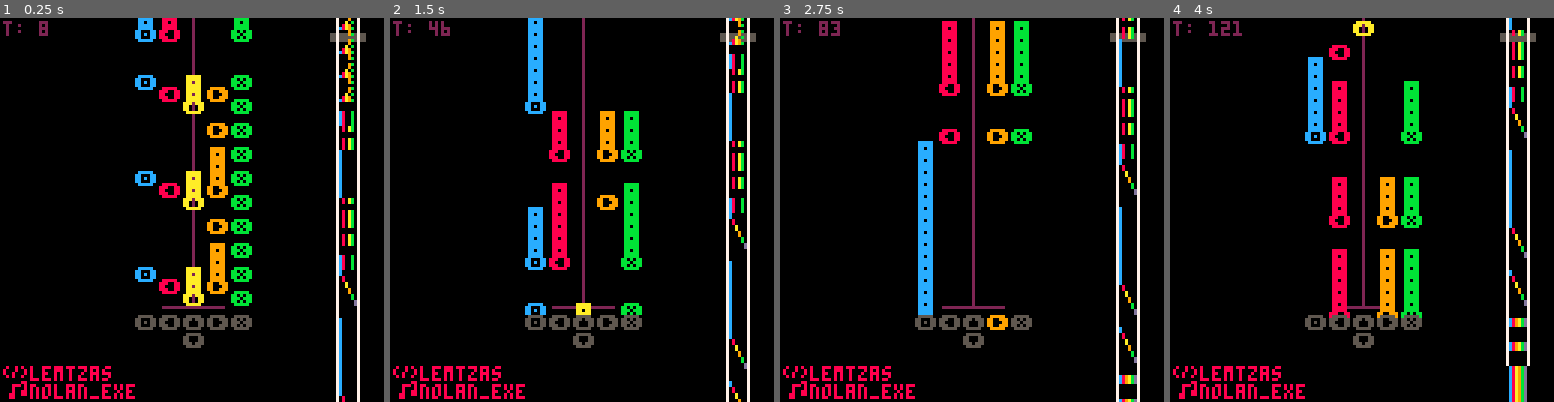
Above: before the commit, frames 1-4 (left to right).
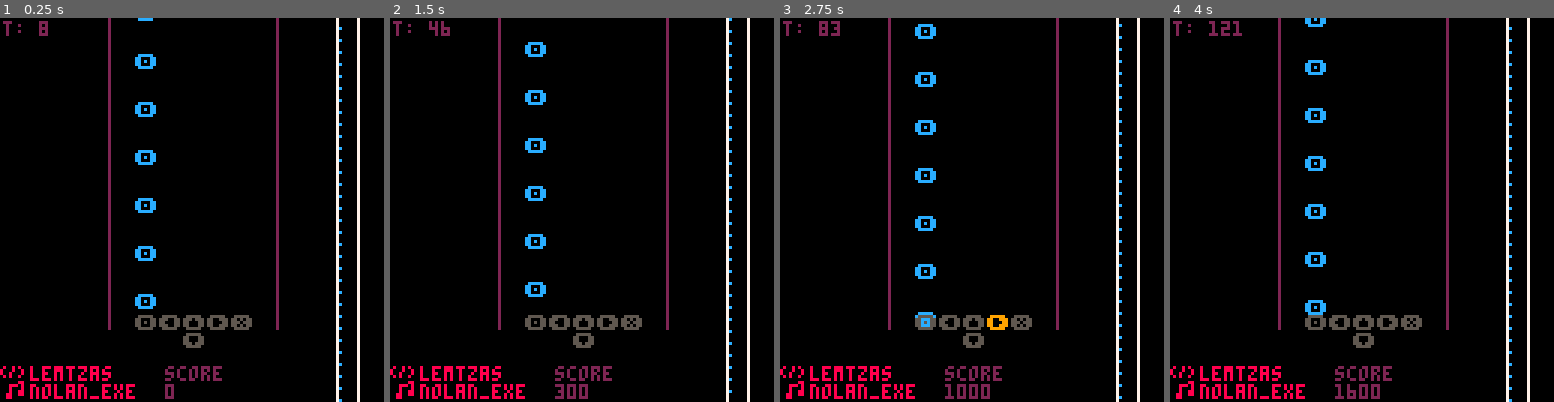
Above: after the commit, the same moments.

Repository: lemtzas/pico-beats
Game: PICO-8 cartridge beats.p8
The game is run twice, just before and just after one commit, with the same random seed, the same clock (stepped at 60 frames per second) and the same inputs.
Inputs:
- Up to frame 1 (0.25 s): no input
- Up to frame 2 (1.5 s): tap X (X key) at 0.33, 1.07 s; tap O (Z key) at 0.7 s
- Up to frame 3 (2.75 s): hold Right 1.6-2.1 s; tap O (Z key) at 1.7, 2.1, 2.5 s; tap X (X key) at 1.85 s; hold Up 2.15-2.42 s; hold Right from 2.47 s (still down)
- Up to frame 4 (4 s): tap O (Z key) at 2.9, 3.3, 3.7 s; tap X (X key) at 2.97 s; release Right at 3.03 s; hold Left 3.08-3.58 s; hold Down 3.63-3.97 s

The runs differ from the first frame. In frame 1, 10% of the frame differs, in the area x 0-96%, y 0-100%; in frame 2, 9.4%; in frame 3, 8.6%; in frame 4, 11%.

Commit message:
reducing tokens. p much done

Diff:
--- a/beats.p8
+++ b/beats.p8
@@ -3,20 +3,24 @@
 __lua__
 
 ------------------------- dat --
-t = 0
+local t = 0
+local score = 0
+local active = {}
+local measurey = -90
+local measurex = 48
 local odat = {
  { b=4, x=-19, y=3, -- o
-   sym="🅾️", col=12 },
+   sym="🅾️", col=12, d=false },
  { b=0, x=-11, y=3, -- left
-   sym="⬅️", col= 8 },
+   sym="⬅️", col= 8, d=false  },
  { b=2, x= -3, y=3, -- up
-   sym="⬆️", col=10 },
+   sym="⬆️", col=10, d=false  },
  { b=1, x=  5, y=3, -- right
-   sym="➡️", col= 9 },
+   sym="➡️", col= 9, d=false  },
  { b=5, x= 13, y=3, -- x
-   sym="❎", col=11 },
+   sym="❎", col=11, d=false  },
  { b=3, x= -3, y=9, -- down
-   sym="⬇️", col=13 }}
+   sym="⬇️", col=13, d=false  }}
 
 ------------------------ help --
 
@@ -27,76 +31,101 @@
 
 ---------------------- update --
 function _update()
-t=t+1
+t=min(t+1, 4096)
+
+rate = t/2 -- higher = slower
+offset = flr(rate)
+
+cls(); beat_map()
+
+-- lookahead
+active = {}
+for i=1,6 do
+ active[i] = {}
+ local last = { beat = false }
+ for j=-6,48 do
+  c = pget(measurex+i, measurey+j)
+  ison = c > 5
+  last = {
+    beat = ison,
+    new = ison and not last.beat,
+    sustained = ison and last.beat
+   }
+   active[i][j] = last
+   if j == 0 then
+    odat[i].active = active[i][0]
+   end
+ end
+
+ -- try to score
+ b = odat[i]
+ onnow = btn(b.b)
+ if onnow then
+  if b.active.sustained then
+   score = score + 1
+  end
+  if not b.on then
+   for j=0,5 do
+    if active[i][j] or active[i][j] then
+     score = score + 100 - 10*j
+     break;
+    end
+    -- row = active[i][j]
+    -- if row.new and row.beat then
+    --  row.beat = false
+    --  score = score + (10 - abs(j)) * 10
+    --  break;
+    -- end
+   end
+  end
+ end
+ b.on = onnow
+end
 end
 
 ------------------------ draw --
+function beat_map()
+ -- rectfill(46, measurey-1, 57, measurey+1, 5)
+ for i=0,16 do
+  map(i,0, measurex,128*i-offset-96, 1,16)
+ end
+end
+
 function draw_map()
- local measurey = -90
- local measurex = 48
- local speed = 2 -- high = slow
- local offset = flr(t/speed)
- local interp = t/speed - offset
- -- beat map
- rectfill(46, measurey-1, 57, measurey+1, 5)
- for i=0,16 do
-  map(i,0, measurex,16*8*i-96-offset, 1, 16)
- end
-
- -- button highlight
+ -- lookahead
  for i=1,6 do
   b = odat[i]
-  c = pget(measurex+i, measurey)
-  if c ~= 0 and c ~= 5 then
-   circfill(b.x+3, b.y+2, 2, b.col)
-  end
- end
-
- -- lookahead
- printh(interp)
- for i=1,6 do
-  b = odat[i]
-  active = {}
-  active[-1] = false
+  pal(15, b.col)
   for j=0,48 do
-   ypos = 7 - (j * 4) + 4 * interp
-   c = pget(measurex+i, measurey+j)
-   pal(15, b.col)
-   active[j] = c ~= 0 and c ~= 5
-   new = active[j] and not active[j-1]
-   sustained = active[j] and active[j-1]
-   sustained2 = sustained and active[j-2]
-   if sustained2 then
-    spr(32, b.x,ypos+4)
+   dat = active[i][j]
+   ypos = 4 * (rate - offset - j)
+   if dat.sustained then
     spr(32, b.x,ypos)
-   elseif new then
+   elseif dat.new then
     print(b.sym, b.x,ypos, b.col)
    end
   end
  end
- rectfill(-20,4,20,15,0)
 end
 
 function _draw()
--- setup
 cls(); camera(-64,-96)
-
--- guide
-line(0,0,0,-128,2)
-line(-10,0,10,0,2)
-
+map(16,0, -64,-96, 16,16)
+
+beat_map()
 draw_map()
 
--- keys
 print("t: "..t,-63,-95,2)
+print("score\n"..score,-9,20,2)
 for i=1,6 do
  b = odat[i]
+ circfill(b.x+3, b.y+2, 2,
+  b.active.beat and b.col or 0)
  print(b.sym, b.x, b.y,
   btn(b.b) and b.col or 5)
 end
-
--- who
-spr(1,-63,20,1,2)
+--
+-- -- who
 print("lemtzas\nnolan_exe",
  -54, 20, 8)
 
@@ -235,165 +264,165 @@
 0000000000000000000000000000000000000000000000000000000000000000000000000000000000000000000000000000000000000000000000000000000000000000000000000000000000000000000000000000000000000000000000000000000000000000000000000000000000000000000000000000000000000000
 0000000000000000000000000000000000000000000000000000000000000000000000000000000000000000000000000000000000000000000000000000000000000000000000000000000000000000000000000000000000000000000000000000000000000000000000000000000000000000000000000000000000000000
 __map__
-0513020202020202020202020202020200000000000000000000000000000000000000000000000000000000000000000000000000000000000000000000000000000000000000000000000000000000000000000000000000000000000000000000000000000000000000000000000000000000000000000000000000000000
-0523020202020202020202020202020200000000000000000000000000000000000000000000000000000000000000000000000000000000000000000000000000000000000000000000000000000000000000000000000000000000000000000000000000000000000000000000000000000000000000000000000000000000
-0513020202020202020202020202020200000000000000000000000000000000000000000000000000000000000000000000000000000000000000000000000000000000000000000000000000000000000000000000000000000000000000000000000000000000000000000000000000000000000000000000000000000000
-0523020202020202020202020202020200000000000000000000000000000000000000000000000000000000000000000000000000000000000000000000000000000000000000000000000000000000000000000000000000000000000000000000000000000000000000000000000000000000000000000000000000000000
-0412020202020202020202020202020200000000000000000000000000000000000000000000000000000000000000000000000000000000000000000000000000000000000000000000000000000000000000000000000000000000000000000000000000000000000000000000000000000000000000000000000000000000
-1412020202020202020202020202020200000000000000000000000000000000000000000000000000000000000000000000000000000000000000000000000000000000000000000000000000000000000000000000000000000000000000000000000000000000000000000000000000000000000000000000000000000000
-0302020202020202020202020202020200000000000000000000000000000000000000000000000000000000000000000000000000000000000000000000000000000000000000000000000000000000000000000000000000000000000000000000000000000000000000000000000000000000000000000000000000000000
-0302020202020202020202020202020200000000000000000000000000000000000000000000000000000000000000000000000000000000000000000000000000000000000000000000000000000000000000000000000000000000000000000000000000000000000000000000000000000000000000000000000000000000
-1402020202020202020202020202020200000000000000000000000000000000000000000000000000000000000000000000000000000000000000000000000000000000000000000000000000000000000000000000000000000000000000000000000000000000000000000000000000000000000000000000000000000000
-1402020202020202020202020202020200000000000000000000000000000000000000000000000000000000000000000000000000000000000000000000000000000000000000000000000000000000000000000000000000000000000000000000000000000000000000000000000000000000000000000000000000000000
-040202020202020202020202020202020b000000000000000000000000000000000000000000000000000000000000000000000000000000000000000000000000000000000000000000000000000000000000000000000000000000000000000000000000000000000000000000000000000000000000000000000000000000
-1302020202020202020202020202020200000000000000000000000000000000000000000000000000000000000000000000000000000000000000000000000000000000000000000000000000000000000000000000000000000000000000000000000000000000000000000000000000000000000000000000000000000000
-2302020202020202020202020202020200000000000000000000000000000000000000000000000000000000000000000000000000000000000000000000000000000000000000000000000000000000000000000000000000000000000000000000000000000000000000000000000000000000000000000000000000000000
-0302020202020202020202020202020200000000000000000000000000000000000000000000000000000000000000000000000000000000000000000000000000000000000000000000000000000000000000000000000000000000000000000000000000000000000000000000000000000000000000000000000000000000
-0302020202020202020202020202020200000000000000000000000000000000000000000000000000000000000000000000000000000000000000000000000000000000000000000000000000000000000000000000000000000000000000000000000000000000000000000000000000000000000000000000000000000000
-0312121212121212121212121212121200000000000000000000000000000000000000000000000000000000000000000000000000000000000000000000000000000000000000000000000000000000000000000000000000000000000000000000000000000000000000000000000000000000000000000000000000000000
-0000000000000000000000000000000000000000000000000000000000000000000000000000000000000000000000000000000000000000000000000000000000000000000000000000000000000000000000000000000000000000000000000000000000000000000000000000000000000000000000000000000000000000
-0000000000000000000000000000000000000000000000000000000000000000000000000000000000000000000000000000000000000000000000000000000000000000000000000000000000000000000000000000000000000000000000000000000000000000000000000000000000000000000000000000000000000000
-0000000000000000000000000000000000000000000000000000000000000000000000000000000000000000000000000000000000000000000000000000000000000000000000000000000000000000000000000000000000000000000000000000000000000000000000000000000000000000000000000000000000000000
-0000000000000000000000000000000000000000000000000000000000000000000000000000000000000000000000000000000000000000000000000000000000000000000000000000000000000000000000000000000000000000000000000000000000000000000000000000000000000000000000000000000000000000
-0000000000000000000000000000000000000000000000000000000000000000000000000000000000000000000000000000000000000000000000000000000000000000000000000000000000000000000000000000000000000000000000000000000000000000000000000000000000000000000000000000000000000000
-0000000000000000000000000000000000000000000000000000000000000000000000000000000000000000000000000000000000000000000000000000000000000000000000000000000000000000000000000000000000000000000000000000000000000000000000000000000000000000000000000000000000000000
-0000000000000000000000000000000000000000000000000000000000000000000000000000000000000000000000000000000000000000000000000000000000000000000000000000000000000000000000000000000000000000000000000000000000000000000000000000000000000000000000000000000000000000
-0000000000000000000000000000000000000000000000000000000000000000000000000000000000000000000000000000000000000000000000000000000000000000000000000000000000000000000000000000000000000000000000000000000000000000000000000000000000000000000000000000000000000000
-0000000000000000000000000000000000000000000000000000000000000000000000000000000000000000000000000000000000000000000000000000000000000000000000000000000000000000000000000000000000000000000000000000000000000000000000000000000000000000000000000000000000000000
-0000000000000000000000000000000000000000000000000000000000000000000000000000000000000000000000000000000000000000000000000000000000000000000000000000000000000000000000000000000000000000000000000000000000000000000000000000000000000000000000000000000000000000
-0000000000000000000000000000000000000000000000000000000000000000000000000000000000000000000000000000000000000000000000000000000000000000000000000000000000000000000000000000000000000000000000000000000000000000000000000000000000000000000000000000000000000000
-0000000000000000000000000000000000000000000000000000000000000000000000000000000000000000000000000000000000000000000000000000000000000000000000000000000000000000000000000000000000000000000000000000000000000000000000000000000000000000000000000000000000000000
-0000000000000000000000000000000000000000000000000000000000000000000000000000000000000000000000000000000000000000000000000000000000000000000000000000000000000000000000000000000000000000000000000000000000000000000000000000000000000000000000000000000000000000
-0000000000000000000000000000000000000000000000000000000000000000000000000000000000000000000000000000000000000000000000000000000000000000000000000000000000000000000000000000000000000000000000000000000000000000000000000000000000000000000000000000000000000000
-0000000000000000000000000000000000000000000000000000000000000000000000000000000000000000000000000000000000000000000000000000000000000000000000000000000000000000000000000000000000000000000000000000000000000000000000000000000000000000000000000000000000000000
-0000000000000000000000000000000000000000000000000000000000000000000000000000000000000000000000000000000000000000000000000000000000000000000000000000000000000000000000000000000000000000000000000000000000000000000000000000000000000000000000000000000000000000
-…(130 lines of a section not shown)…
+0707070202020202020202020202020200000000210000000000002100000000000000000000000000000000000000000000000000000000000000000000000000000000000000000000000000000000000000000000000000000000000000000000000000000000000000000000000000000000000000000000000000000000
+0707070202020202020202020202020200000000210000000000002100000000000000000000000000000000000000000000000000000000000000000000000000000000000000000000000000000000000000000000000000000000000000000000000000000000000000000000000000000000000000000000000000000000
+0707070202020202020202020202020200000000210000000000002100000000000000000000000000000000000000000000000000000000000000000000000000000000000000000000000000000000000000000000000000000000000000000000000000000000000000000000000000000000000000000000000000000000
+0707070202020202020202020202020200000000210000000000002100000000000000000000000000000000000000000000000000000000000000000000000000000000000000000000000000000000000000000000000000000000000000000000000000000000000000000000000000000000000000000000000000000000
+0707070202020202020202020202020200000000210000000000002100000000000000000000000000000000000000000000000000000000000000000000000000000000000000000000000000000000000000000000000000000000000000000000000000000000000000000000000000000000000000000000000000000000
+0707070202020202020202020202020200000000210000000000002100000000000000000000000000000000000000000000000000000000000000000000000000000000000000000000000000000000000000000000000000000000000000000000000000000000000000000000000000000000000000000000000000000000
+0707070202020202020202020202020200000000210000000000002100000000000000000000000000000000000000000000000000000000000000000000000000000000000000000000000000000000000000000000000000000000000000000000000000000000000000000000000000000000000000000000000000000000
+0707070202020202020202020202020200000000210000000000002100000000000000000000000000000000000000000000000000000000000000000000000000000000000000000000000000000000000000000000000000000000000000000000000000000000000000000000000000000000000000000000000000000000
+0707070202020202020202020202020200000000210000000000002100000000000000000000000000000000000000000000000000000000000000000000000000000000000000000000000000000000000000000000000000000000000000000000000000000000000000000000000000000000000000000000000000000000
+0707070202020202020202020202020200000000210000000000002100000000000000000000000000000000000000000000000000000000000000000000000000000000000000000000000000000000000000000000000000000000000000000000000000000000000000000000000000000000000000000000000000000000
+070707020202020202020202020202020b000000210000000000002100000000000000000000000000000000000000000000000000000000000000000000000000000000000000000000000000000000000000000000000000000000000000000000000000000000000000000000000000000000000000000000000000000000
+0707070202020202020202020202020200000000210000000000002100000000000000000000000000000000000000000000000000000000000000000000000000000000000000000000000000000000000000000000000000000000000000000000000000000000000000000000000000000000000000000000000000000000
+0707070202020202020202020202020200000000210000000000002100000000000000000000000000000000000000000000000000000000000000000000000000000000000000000000000000000000000000000000000000000000000000000000000000000000000000000000000000000000000000000000000000000000
+0707070202020202020202020202020200000000000000000000000000000000000000000000000000000000000000000000000000000000000000000000000000000000000000000000000000000000000000000000000000000000000000000000000000000000000000000000000000000000000000000000000000000000
+0707070202020202020202020202020201000000000000000000000000000000000000000000000000000000000000000000000000000000000000000000000000000000000000000000000000000000000000000000000000000000000000000000000000000000000000000000000000000000000000000000000000000000
+0707071212121212121212121212121211000000000000000000000000000000000000000000000000000000000000000000000000000000000000000000000000000000000000000000000000000000000000000000000000000000000000000000000000000000000000000000000000000000000000000000000000000000
+0000000000000000000000000000000000000000000000000000000000000000000000000000000000000000000000000000000000000000000000000000000000000000000000000000000000000000000000000000000000000000000000000000000000000000000000000000000000000000000000000000000000000000
+0000000000000000000000000000000000000000000000000000000000000000000000000000000000000000000000000000000000000000000000000000000000000000000000000000000000000000000000000000000000000000000000000000000000000000000000000000000000000000000000000000000000000000
+0000000000000000000000000000000000000000000000000000000000000000000000000000000000000000000000000000000000000000000000000000000000000000000000000000000000000000000000000000000000000000000000000000000000000000000000000000000000000000000000000000000000000000
+0000000000000000000000000000000000000000000000000000000000000000000000000000000000000000000000000000000000000000000000000000000000000000000000000000000000000000000000000000000000000000000000000000000000000000000000000000000000000000000000000000000000000000
+0000000000000000000000000000000000000000000000000000000000000000000000000000000000000000000000000000000000000000000000000000000000000000000000000000000000000000000000000000000000000000000000000000000000000000000000000000000000000000000000000000000000000000
+0000000000000000000000000000000000000000000000000000000000000000000000000000000000000000000000000000000000000000000000000000000000000000000000000000000000000000000000000000000000000000000000000000000000000000000000000000000000000000000000000000000000000000
+0000000000000000000000000000000000000000000000000000000000000000000000000000000000000000000000000000000000000000000000000000000000000000000000000000000000000000000000000000000000000000000000000000000000000000000000000000000000000000000000000000000000000000
+0000000000000000000000000000000000000000000000000000000000000000000000000000000000000000000000000000000000000000000000000000000000000000000000000000000000000000000000000000000000000000000000000000000000000000000000000000000000000000000000000000000000000000
+0000000000000000000000000000000000000000000000000000000000000000000000000000000000000000000000000000000000000000000000000000000000000000000000000000000000000000000000000000000000000000000000000000000000000000000000000000000000000000000000000000000000000000
+0000000000000000000000000000000000000000000000000000000000000000000000000000000000000000000000000000000000000000000000000000000000000000000000000000000000000000000000000000000000000000000000000000000000000000000000000000000000000000000000000000000000000000
+0000000000000000000000000000000000000000000000000000000000000000000000000000000000000000000000000000000000000000000000000000000000000000000000000000000000000000000000000000000000000000000000000000000000000000000000000000000000000000000000000000000000000000
+0000000000000000000000000000000000000000000000000000000000000000000000000000000000000000000000000000000000000000000000000000000000000000000000000000000000000000000000000000000000000000000000000000000000000000000000000000000000000000000000000000000000000000
+0000000000000000000000000000000000000000000000000000000000000000000000000000000000000000000000000000000000000000000000000000000000000000000000000000000000000000000000000000000000000000000000000000000000000000000000000000000000000000000000000000000000000000
+0000000000000000000000000000000000000000000000000000000000000000000000000000000000000000000000000000000000000000000000000000000000000000000000000000000000000000000000000000000000000000000000000000000000000000000000000000000000000000000000000000000000000000
+0000000000000000000000000000000000000000000000000000000000000000000000000000000000000000000000000000000000000000000000000000000000000000000000000000000000000000000000000000000000000000000000000000000000000000000000000000000000000000000000000000000000000000
+0000000000000000000000000000000000000000000000000000000000000000000000000000000000000000000000000000000000000000000000000000000000000000000000000000000000000000000000000000000000000000000000000000000000000000000000000000000000000000000000000000000000000000
+…(130 lines of a section not shown)…
Not shown, changed: 24 lines of the sprite sheet (__gfx__) section of beats.p8
